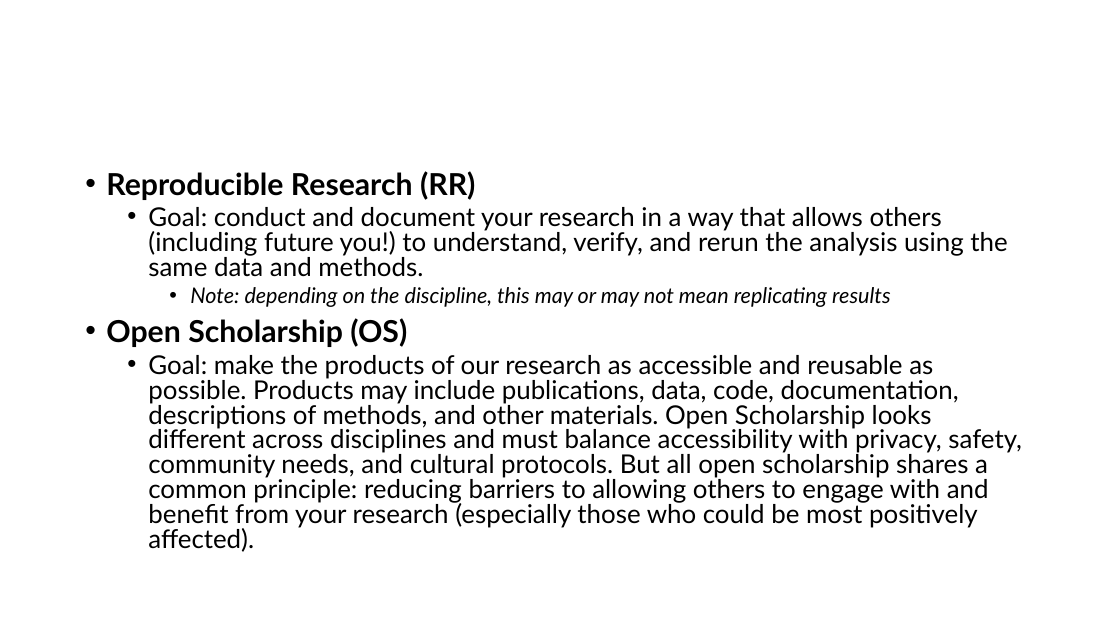
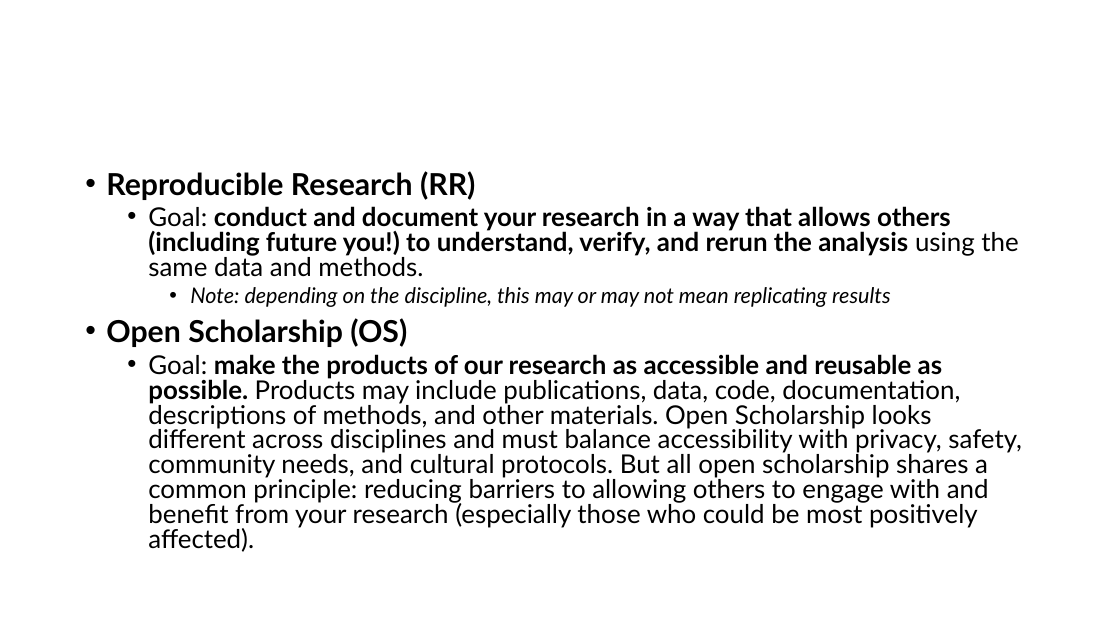
Before and after one commit to Dartmouth-Libraries/r_research-fundamentals_ws, a slide deck: slide 4 of slides/04a_Computation-Research_Best-Practices.pptx (slide 3 before the commit). Drawn at 1120x630 pixels with LibreOffice and Linux fonts; fonts in the diff are those of the drawing. Boxes give left, top, right and bottom in pixels: in the first picture for what was removed or moved away, otherwise in the second. Text is boxed around its words. In the diff, an @@ line names an element or a change of style, - is before the commit and + after.

```diff
--- a/slides/04a_Computation-Research_Best-Practices.pptx
+++ b/slides/04a_Computation-Research_Best-Practices.pptx
@@ text at (148, 206, 1022, 552): bold on in "conduct and document your research in a ...", "make the products of our research as ..." @@
```
Also in this commit, not shown: 3 other slides changed, 7 slides added, 3 slides removed.
